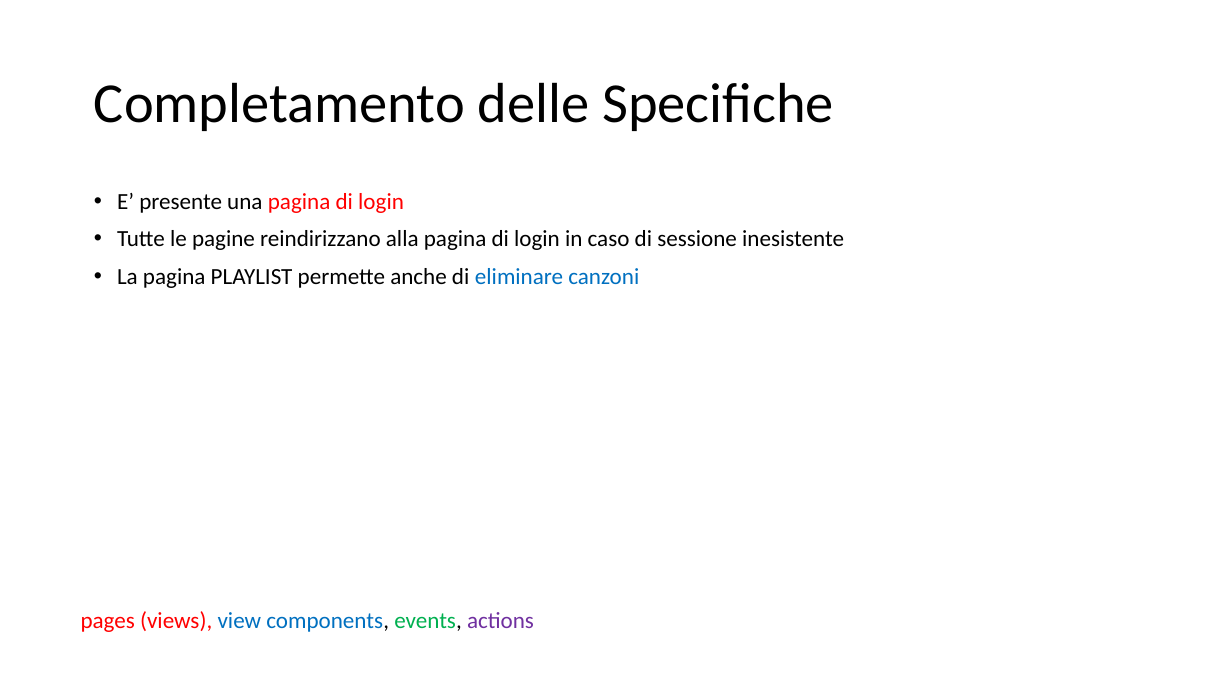
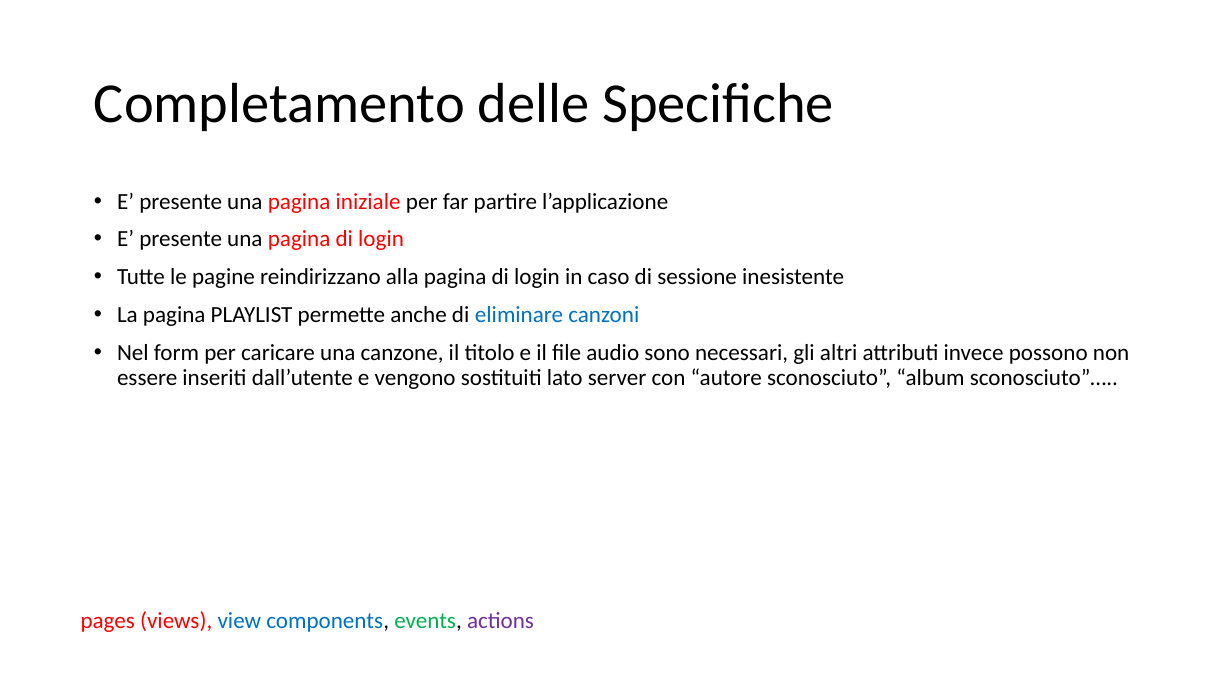
Before and after one commit to GenniImparato/PlaylistMaker, a slide deck: slide 6 of doc/documentation (HTML).pptx. Drawn at 1232x693 pixels with LibreOffice and Linux fonts; fonts in the diff are those of the drawing. Boxes give left, top, right and bottom in pixels: in the first picture for what was removed or moved away, otherwise in the second. Text is boxed around its words. In the diff, an @@ line names an element or a change of style, - is before the commit and + after.

```diff
--- a/doc/documentation (HTML).pptx
+++ b/doc/documentation (HTML).pptx
@@ text at (x1=117, y1=193, x2=668, y2=213): paragraph added @@
+• E’ presente una pagina iniziale per far partire l’applicazione
@@ text at (x1=117, y1=344, x2=1129, y2=389): paragraph added @@
+• Nel form per caricare una canzone, il titolo e il file audio sono necessari, gli altri attributi invece possono non essere inseriti dall’utente e vengono sostituiti lato server con “autore sconosciuto”, “album sconosciuto”…..
```
Also in this commit, not shown: 1 other slide changed, 5 slides added, 18 other files.
